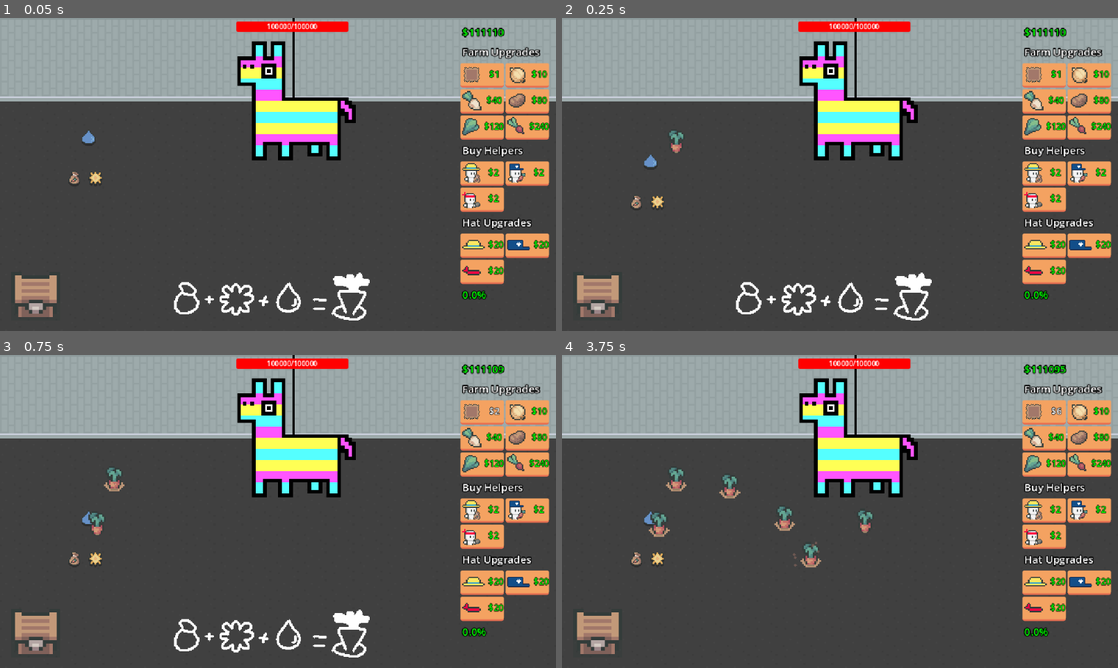
Above: before the commit, frames 1-4 (two rows, left to right).
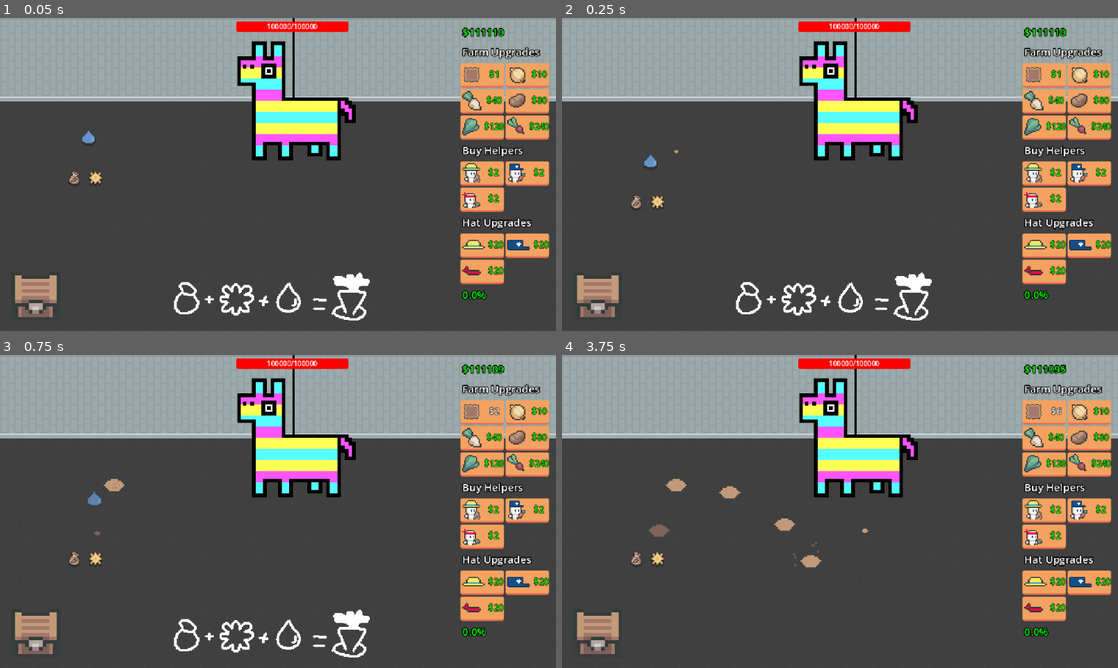
Above: after the commit, the same moments.

Repository: eric-marsh/farminata
Game: Godot game, scene res://scene/scene_switcher.tscn
Same seed, same stepped clock (60 frames per second), same inputs: the game is played once before the commit and once after it. Sound files missing from this copy of the repository are replaced by a short silence.
Inputs:
- Up to frame 1 (0.05 s): no input
- Up to frame 2 (0.25 s): no input
- Up to frame 3 (0.75 s): click "$1" at 0.5 s
- Up to frame 4 (3.75 s): click "$2" at 1.25 s; click "$3" at 2 s; click "$4" at 2.75 s; click "$5" at 3.5 s

Frame 1 is identical in both runs. In frame 2, 0.1% of the frame differs, in the area x 19-22%, y 36-44%; in frame 3, 0.3%; in frame 4, 0.8%, in the area x 14-56%, y 36-68%.
Error in both runs: Out of bounds get index '0' (on base: 'Array[Node]') (res://scene/plots_container.gd:9)

Commit message:
wander attackers when they are done

Diff:
--- a/scene/fade_away_rect.gd
+++ b/scene/fade_away_rect.gd
@@ -18,8 +18,12 @@
 
 
 func _on_animation_player_animation_finished(anim_name: StringName) -> void:
+	if !Globals.HelpersContainerNode:
+		return
+
 	if is_fade_forwards:
 		$"../Piniata".visible = false
+		Globals.HelpersContainerNode.on_game_over()
 		Util.quick_timer(self, 3.0, func():
 			is_fade_forwards = false
 			trigger_fade_back_in()
--- a/script/apply_droppable_animation.gd
+++ b/script/apply_droppable_animation.gd
@@ -15,14 +15,19 @@
 func _ready():
 	global_position = start_pos
 	var diff: Vector2 = target_pos - start_pos
+
 	var curve := Curve2D.new()
-	curve.add_point(Vector2.ZERO)
-	curve.add_point(diff)
 
-	# Control points for the curve shape
+	# Add start and end points
+	curve.add_point(Vector2.ZERO)      # Start at (0,0)
+	curve.add_point(diff)              # End at relative target position
+
+	# Set only the 'in' control handle on the end point to curve upward
 	curve.set_point_in(1, Vector2(-diff.x / 2, -arc_up_amount))
-	curve.set_point_out(0, Vector2(diff.x / 2, arc_up_amount))
+
+	# Assign to Path2D
 	path_2d.curve = curve
+
 	sprite_2d.modulate.a = 0.8
 	sprite_2d.texture = DropUtil.get_drop_type_img(drop_type)
 
--- a/script/debug.gd
+++ b/script/debug.gd
@@ -1,6 +1,6 @@
 extends Node
 
-var ALL_FULL_CROPS_AT_START:bool = true
+var ALL_FULL_CROPS_AT_START:bool = false
 
 var PINIATA_HP: int = 1
 
--- a/script/helper/attack_helper.gd
+++ b/script/helper/attack_helper.gd
@@ -7,6 +7,8 @@
 var has_reached_attack_pos: bool = false
 var attack_pos_radius: int = 250
 var is_target_pos_reached: bool = false
+
+var always_wander: bool = false
 
 # Path2D seems like overkill. Just use the timer and calculate the position based on the attack interval
 
@@ -34,6 +36,13 @@
 		attack_strength += 1
 		apply_upgrade = false
 
+
+	if state == Enum.Helper_State.Attack and always_wander:
+		set_state(Enum.Helper_State.Wander)
+		print("set WANDER state")
+		return
+
+
 	if state == Enum.Helper_State.Get_Item:
 		if !target_droppable:
 			set_state(Enum.Helper_State.Idle)
@@ -60,6 +69,11 @@
 	if is_attacking():
 		update_thowable()
 
+	if state == Enum.Helper_State.Wander:
+		var has_reached_target:bool = move_to_target()
+		if has_reached_target:
+			set_state(Enum.Helper_State.Wander)
+
 	if Debug.DEBUG_SHOW_HELPER_STATE:
 		$StateLabel.text = str(Util.get_helper_state_string(state), "\n", Util.get_helper_type_string(helper_type))
 
@@ -81,6 +95,15 @@
 
 func is_attacking() -> bool:
 	return !$AttackTimer.is_stopped()
+
+func stop_attacking() -> void:
+	$AttackTimer.stop()
+	set_state(Enum.Helper_State.Idle)
+	target_pos = global_position
+	always_wander = true
+	$Throwable.visible = false
+	$HeldItem.visible = false
+
 
 var start_position: Vector2
 func attack() -> void:
--- a/script/helper/helper.gd
+++ b/script/helper/helper.gd
@@ -84,7 +84,6 @@
 func on_idle() -> void:
 	# see if it can apply a droppable
 	if held_droppables.size() > 0:
-
 		for d in held_droppables:
 			if !d:
 				check_held_items_for_freed()
--- a/script/helpers_container.gd
+++ b/script/helpers_container.gd
@@ -14,6 +14,7 @@
 
 func _physics_process(delta: float) -> void:
 	pass
+
 
 func add_helper(helper_type: Enum.Helper_Type) -> void:
 	var h
@@ -57,3 +58,9 @@
 			_:
 				return null
 	return null
+
+func on_game_over():
+	for c in get_children():
+		if c.helper_type == Enum.Helper_Type.Attack:
+			c.stop_attacking()
+			print(c)
--- a/script/piniata.gd
+++ b/script/piniata.gd
@@ -12,6 +12,9 @@
 	Enum.Drop_Type.Water,
 	Enum.Drop_Type.Carrot_Seed
 	]
+
+func is_piniata_dead() -> bool:
+	return !visible
 
 func _ready() -> void:
 	health_bar.max_value = State.max_piniata_hp
@@ -31,12 +34,7 @@
 	if !visible:
 		return
 
-	if !play_kill_animation and State.piniata_hp <= 0:
-		play_kill_animation = true
-		animation_player.stop(true)
-		animation_player.play("kill_piniata")
-		Util.quick_timer(self, 5.0, func(): $"../FadeAwayRect".trigger_fade_to_white())
-		return
+
 
 	if play_kill_animation and Globals.Main.global_timer % 5 == 0:
 		var pos: Vector2 = piniata_center + Util.random_offset(32)
@@ -83,7 +81,7 @@
 
 	animation_player.stop(true)
 	animation_player.play("pulse")
-	State.piniata_hp -= abs(strength)
+	State.piniata_hp = max(1, State.piniata_hp - abs(strength))
 	update_health_bar(abs(strength))
 
 	animate_hit(strength, pos)
@@ -132,11 +130,23 @@
 func _on_left_area_input_event(viewport: Node, event: InputEvent, shape_idx: int) -> void:
 	if event is InputEventMouseButton:
 		if event.button_index == MOUSE_BUTTON_LEFT and event.pressed:
+			check_for_gameover(State.hit_strength)
 			hit_piniata(State.hit_strength * -1, get_global_mouse_position())
 			Util.create_slash_animation(get_global_mouse_position(), false)
 
 func _on_right_area_input_event(viewport: Node, event: InputEvent, shape_idx: int) -> void:
 	if event is InputEventMouseButton:
 		if event.button_index == MOUSE_BUTTON_LEFT and event.pressed:
+			check_for_gameover(State.hit_strength)
 			hit_piniata(State.hit_strength, get_global_mouse_position())
 			Util.create_slash_animation(get_global_mouse_position(), true)
+
+
+func check_for_gameover(strength: float):
+	if !play_kill_animation and State.piniata_hp - abs(strength) <= 0:
+		State.piniata_hp = 0
+		play_kill_animation = true
+		animation_player.stop(true)
+		animation_player.play("kill_piniata")
+		Util.quick_timer(self, 5.0, func(): $"../FadeAwayRect".trigger_fade_to_white())
+		update_health_bar(abs(strength))
